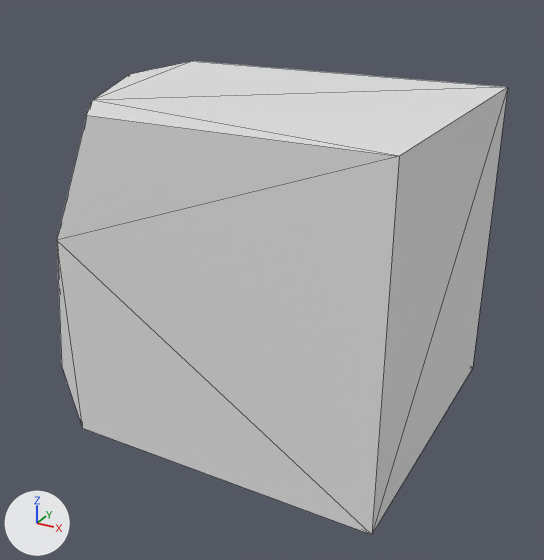
The OBJ model assets/pieces/potato_train/potato_0005.obj: old version first, new version second.
Both versions are drawn from a 50 mm lens placed at (0.0217, -0.0393, 0.0179), pointed at (0.0007, -0.0011, -0.0012). Every picture has the same lights, and +X, +Y and +Z are marked at lower left. The older version comes first. Mesh edges are drawn as thin lines. Where no turn or scale is listed for an object, it has been applied to the vertices.

The first picture shows 'potato_0005'.
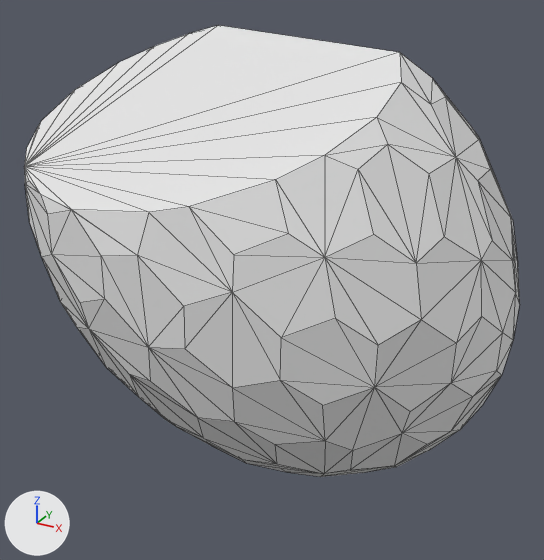
What the commit changed:
me_potato_0005 is used by ob_potato_0005; location (0.0, 0.0, 0.0).
me_potato_0005 had 20 vertices, 36 faces and spanned x -0.0121..0.0116, y -0.0099..0.0095, z -0.01..0.0102.
me_potato_0005 now has 226 vertices, 448 faces and spans x -0.0162..0.0152, y -0.0123..0.0094, z -0.0136..0.013.
me_potato_0005 part 1: the whole mesh is rebuilt.

Changed parts and their boxes [x1, y1, x2, y2] in the pictures (544 x 560 px):
'potato_0005', reshaped (10% wider)
    before: [57, 61, 508, 535]
    after: [25, 25, 519, 477]
